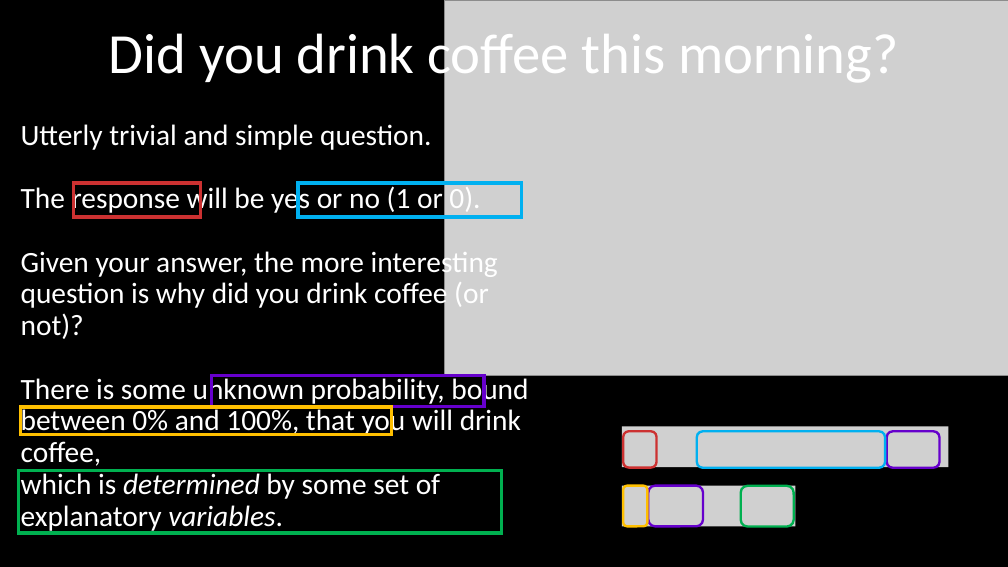
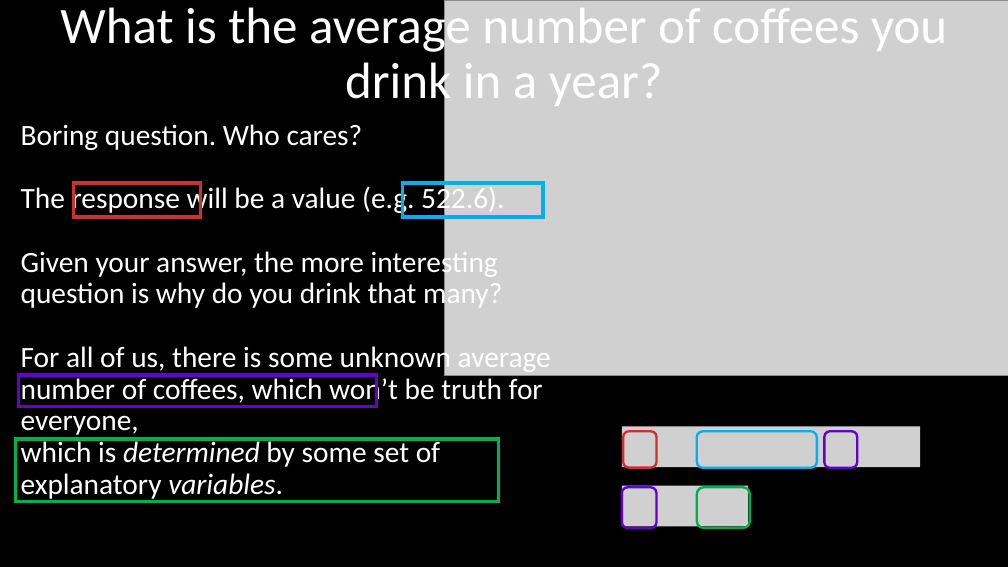
Before and after one commit to DeonRoos/stats-for-biologists, a slide deck: slide 18 of Lecture 2 - lm overview/Slides/Introduction to linear models.pptx (slide 10 before the commit). Drawn at 1008x567 pixels with LibreOffice and Linux fonts; fonts in the diff are those of the drawing; grey boxes stand for pictures. Boxes give left, top, right and bottom in pixels: in the first picture for what was removed or moved away, otherwise in the second. Text is boxed around its words. In the diff, an @@ line names an element or a change of style, - is before the commit and + after.

```diff
--- a/Lecture 2 - lm overview/Slides/Introduction to linear models.pptx
+++ b/Lecture 2 - lm overview/Slides/Introduction to linear models.pptx
@@ title at [60,1,947,110]: text changed; size 54 to 48.6 pt @@
-Did you drink coffee this morning?
+What is the average number of coffees you drink in a year?
@@ text at [21,124,551,501]: text changed @@
-Utterly trivial and simple question.
-The response will be yes or no (1 or 0).
-Given your answer, the more interesting question is why did you drink coffee (or not)?
-There is some unknown probability, bound between 0% and 100%, that you will drink coffee,
-which is determined by some set of
-explanatory variables.
+Boring question. Who cares?
+The response will be a value (e.g. 522.6).
+Given your answer, the more interesting question is why do you drink that many?
+For all of us, there is some unknown average number of coffees, which won’t be truth for everyone,
+which is determined by some set of
+explanatory variables.
@@ rectangle: place and size @@
-rectangle at [298,183,521,217]
+rectangle at [403,183,543,217]
@@ rectangle: place and size @@
-rectangle at [212,376,484,407]
+rectangle at [18,375,377,406]
@@ rectangle removed at [20,407,392,434] @@
@@ rectangle: place and size @@
-rectangle at [18,471,501,533]
+rectangle at [16,439,499,501]
@@ picture: place and size @@
-picture at [622,426,949,467]
+picture at [622,426,921,467]
@@ rounded rectangle: place and size @@
-rounded rectangle at [697,431,885,467]
+rounded rectangle at [697,431,817,467]
@@ rounded rectangle: place and size @@
-rounded rectangle at [887,431,940,467]
+rounded rectangle at [824,431,857,467]
@@ rounded rectangle: place and size @@
-rounded rectangle at [649,485,703,526]
+rounded rectangle at [622,488,657,529]
@@ picture: place and size @@
-picture at [622,485,796,526]
+picture at [622,485,749,526]
@@ rounded rectangle removed at [623,485,647,526] @@
@@ rounded rectangle: place and size @@
-rounded rectangle at [741,486,794,527]
+rounded rectangle at [697,488,750,529]
```
Also in this commit, not shown: 2 other slides changed, 12 slides added, 5 slides removed, 12 other files.
